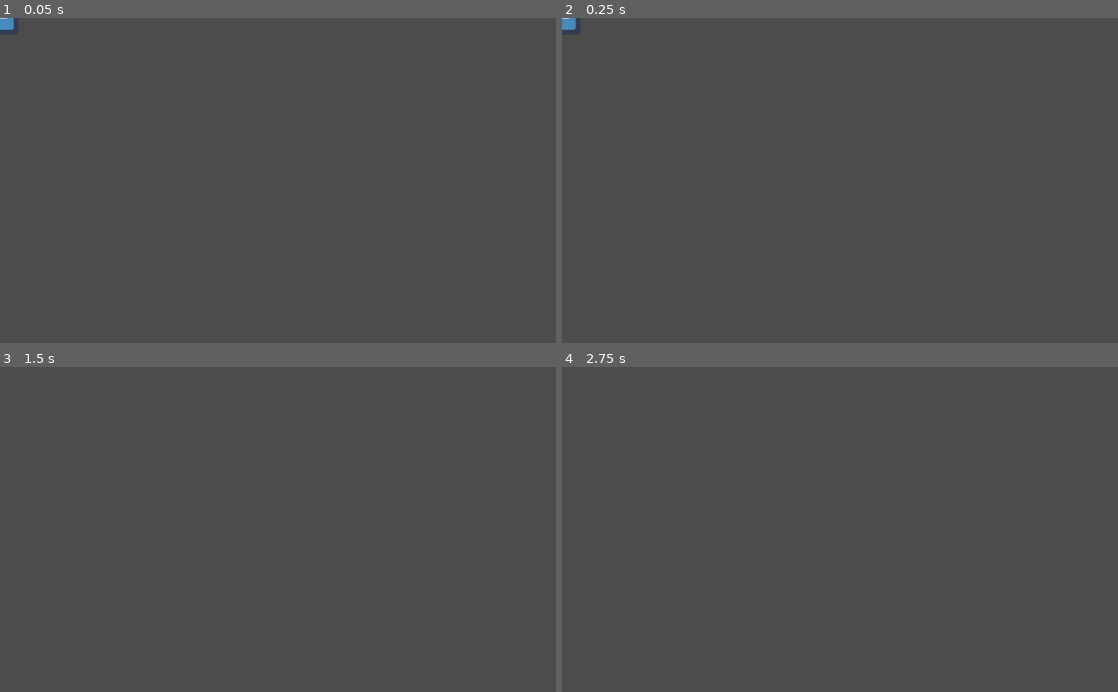
Above: before the commit, frames 1-4 (two rows, left to right).
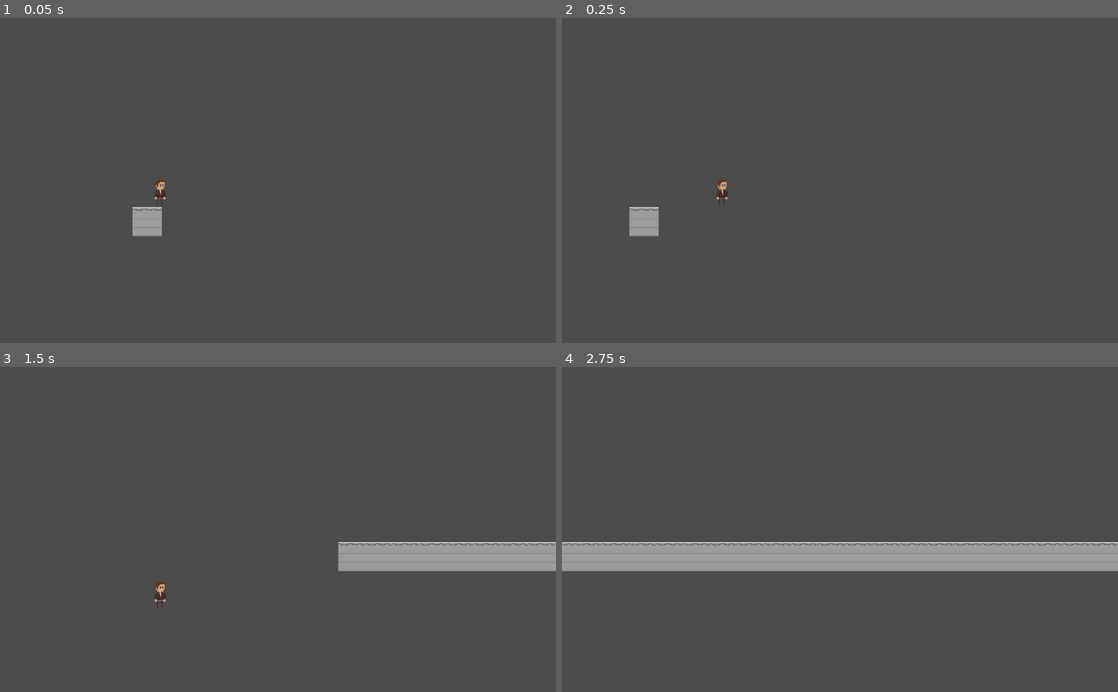
Above: after the commit, the same moments.

Repository: Viyi/RFO
Game: Godot game, scene res://scenes/game.tscn
Same seed, same stepped clock (60 frames per second), same inputs: the game is played once before the commit and once after it. The engine's default icon, where the game draws it, is replaced by a stand-in: a white triangle on a blue panel in a dark square.
Inputs:
- Up to frame 1 (0.05 s): no input
- Up to frame 2 (0.25 s): no input
- Up to frame 3 (1.5 s): hold Up (ui_up) 0.53-1.28 s
- Up to frame 4 (2.75 s): hold Up (ui_up) from 2.03 s (still down)

The runs differ from the first frame. In frame 1, 0.7% of the frame differs, in the area x 0-30%, y 0-68%; in frame 2, 0.7%; in frame 3, 3.5%; in frame 4, 8.8%, in the area x 0-100%, y 53-63%.

Commit message:
Base Update
Base jumping and platforms added

Diff:
--- a/project.godot
+++ b/project.godot
@@ -19,6 +19,10 @@
 run/main_scene="res://scenes/game.tscn"
 config/icon="res://icon.png"
 
+[editor_plugins]
+
+enabled=PoolStringArray( "pixijs_spritesheet_importer" )
+
 [rendering]
 
 environment/default_environment="res://default_env.tres"
--- a/scenes/Player.tscn
+++ b/scenes/Player.tscn
@@ -1,17 +1,42 @@
-[gd_scene load_steps=4 format=2]
+[gd_scene load_steps=5 format=2]
 
-[ext_resource path="res://icon.png" type="Texture" id=1]
-[ext_resource path="res://scripts/Player.gd" type="Script" id=2]
+[ext_resource path="res://scripts/Player.gd" type="Script" id=1]
+[ext_resource path="res://sprites/run.png" type="Texture" id=2]
 
 [sub_resource type="RectangleShape2D" id=1]
-extents = Vector2( 26.5033, 29.8352 )
+extents = Vector2( 14, 27 )
+
+[sub_resource type="Animation" id=2]
+resource_name = "Run"
+length = 0.5
+loop = true
+tracks/0/type = "value"
+tracks/0/path = NodePath(".:frame")
+tracks/0/interp = 1
+tracks/0/loop_wrap = false
+tracks/0/imported = false
+tracks/0/enabled = true
+tracks/0/keys = {
+"times": PoolRealArray( 0, 0.4 ),
+"transitions": PoolRealArray( 1, 1 ),
+"update": 0,
+"values": [ 0, 7 ]
+}
 
 [node name="Player" type="KinematicBody2D"]
-script = ExtResource( 2 )
+script = ExtResource( 1 )
 
 [node name="CollisionShape2D" type="CollisionShape2D" parent="."]
 shape = SubResource( 1 )
 
-[node name="Sprite" type="Sprite" parent="."]
-position = Vector2( 2.27518, -1.1376 )
-texture = ExtResource( 1 )
+[node name="Node2D" type="Node2D" parent="."]
+
+[node name="Run" type="Sprite" parent="Node2D"]
+position = Vector2( 0.27518, -2.1376 )
+texture = ExtResource( 2 )
+hframes = 8
+frame = 4
+
+[node name="AnimationPlayer" type="AnimationPlayer" parent="Node2D/Run"]
+autoplay = "Run"
+anims/Run = SubResource( 2 )
--- /dev/null
+++ b/scenes/floor.gd
@@ -0,0 +1,17 @@
+extends KinematicBody2D
+
+# Declare member variables here. Examples:
+# var a = 2
+# var b = "text"
+
+# Called when the node enters the scene tree for the first time.
+func _ready():
+	pass # Replace with function body.
+
+# Called every frame. 'delta' is the elapsed time since the previous frame.
+func _process(delta):
+	position.x -= get_tree().get_root().get_node("Game Manager").speed
+
+func set_pos(var v):
+	position.x = v.x
+	position.y = v.y
--- /dev/null
+++ b/scenes/floor.tscn
@@ -0,0 +1,16 @@
+[gd_scene load_steps=4 format=2]
+
+[ext_resource path="res://scenes/floor.gd" type="Script" id=1]
+[ext_resource path="res://sprites/Wall1.png" type="Texture" id=2]
+
+[sub_resource type="RectangleShape2D" id=1]
+extents = Vector2( 27, 26 )
+
+[node name="Obstacle" type="KinematicBody2D"]
+script = ExtResource( 1 )
+
+[node name="CollisionShape2D" type="CollisionShape2D" parent="."]
+shape = SubResource( 1 )
+
+[node name="Sprite" type="Sprite" parent="."]
+texture = ExtResource( 2 )
--- a/scenes/game.tscn
+++ b/scenes/game.tscn
@@ -1,9 +1,14 @@
-[gd_scene load_steps=3 format=2]
+[gd_scene load_steps=4 format=2]
 
 [ext_resource path="res://scripts/game.gd" type="Script" id=1]
 [ext_resource path="res://scenes/Player.tscn" type="PackedScene" id=2]
+[ext_resource path="res://scenes/floor.tscn" type="PackedScene" id=3]
 
 [node name="Game Manager" type="Node2D"]
 script = ExtResource( 1 )
 
 [node name="Player" parent="." instance=ExtResource( 2 )]
+position = Vector2( 296.203, 322.266 )
+
+[node name="Floor" parent="." instance=ExtResource( 3 )]
+position = Vector2( 301.154, 376.343 )
--- a/scripts/Player.gd
+++ b/scripts/Player.gd
@@ -1,8 +1,9 @@
 extends KinematicBody2D
 
-# Declare member variables here. Examples:
-# var a = 2
-# var b = "text"
+
+var action = "none"
+var jump_limit = 20
+var count = 1
 
 # Called when the node enters the scene tree for the first time.
 func _ready():
@@ -10,5 +11,26 @@
 
 # Called every frame. 'delta' is the elapsed time since the previous frame.
 func _process(delta):
-	if Input.is_action_pressed("ui_up"):
-		position.y = position.y - 5
+	if Input.is_action_pressed("ui_up") and action == "none":
+		action = "jump"
+
+	do_action()
+
+func do_action():
+	if action == "jump":
+		jump()
+
+func jump():
+	if count < jump_limit and count != -1:
+		var height = (7 * log(count))/3
+		move_and_collide(Vector2(0, -height))
+		count += 1
+
+	elif count < jump_limit:
+		move_and_collide(Vector2(0, -3))
+		count = -1
+
+	elif !is_on_wall():
+		if move_and_collide(Vector2(0, 5)) != null:
+			count = 1
+			action = "none"
--- a/scripts/game.gd
+++ b/scripts/game.gd
@@ -1,13 +1,23 @@
 extends Node2D
 
-# Declare member variables here. Examples:
-# var a = 2
-# var b = "text"
+var p_flore = preload("res://scenes/floor.tscn")
+var speed = 10
+var count = 0
 
-# Called when the node enters the scene tree for the first time.
+
+
 func _ready():
 	pass # Replace with function body.
 
 # Called every frame. 'delta' is the elapsed time since the previous frame.
 func _process(delta):
-	print("oof")
+	spawn()
+
+func spawn():
+	if count > 3:
+		var flore = p_flore.instance()
+		flore.set_pos(Vector2(1500,350))
+		get_tree().get_root().add_child(flore)
+		count = 0
+	else:
+		count += 1
Not shown, added: addons/pixijs_spritesheet_importer/image_loader.gd
Not shown, added: addons/pixijs_spritesheet_importer/pixijs_import_spritesheet.gd
Not shown, added: addons/pixijs_spritesheet_importer/pixijs_importer.gd
Not shown, added: addons/pixijs_spritesheet_importer/plugin.cfg
Binary file added: sprites/Trump_ROUGH_V2.1.gif
Binary file added: sprites/Wall1.png
Not shown, added: sprites/Wall1.png.import
Binary file added: sprites/jump.png
Not shown, added: sprites/jump.png.import
Binary file added: sprites/run.png
Not shown, added: sprites/run.png.import
Not shown, added: LICENSE
